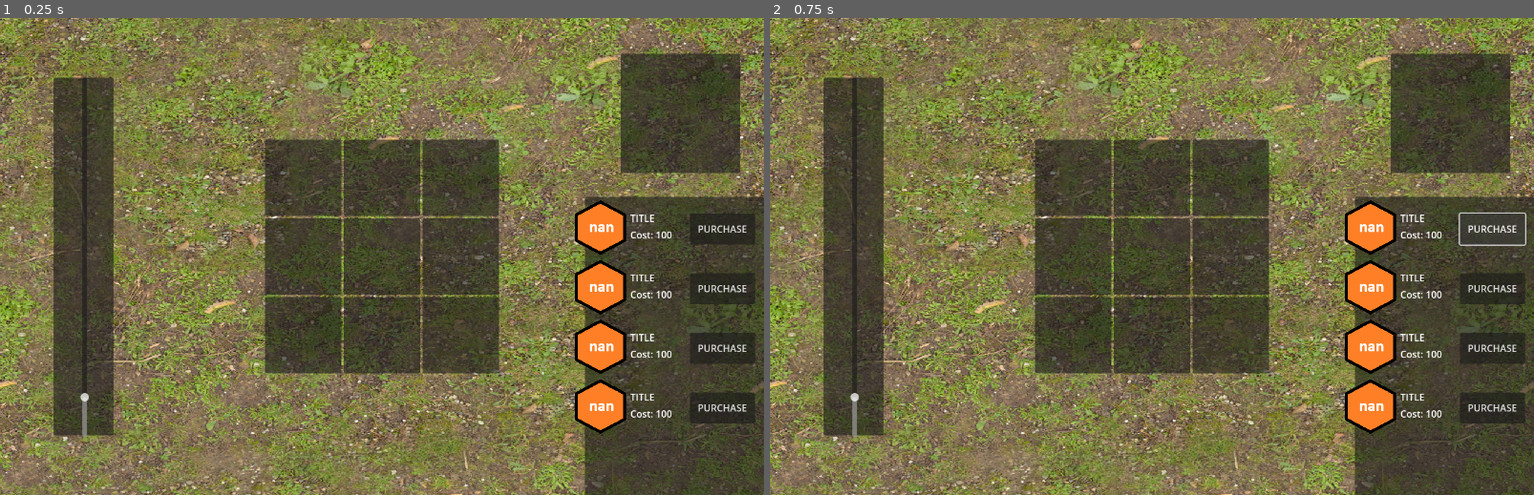
Above: before the commit, frames 1-2 (left to right).
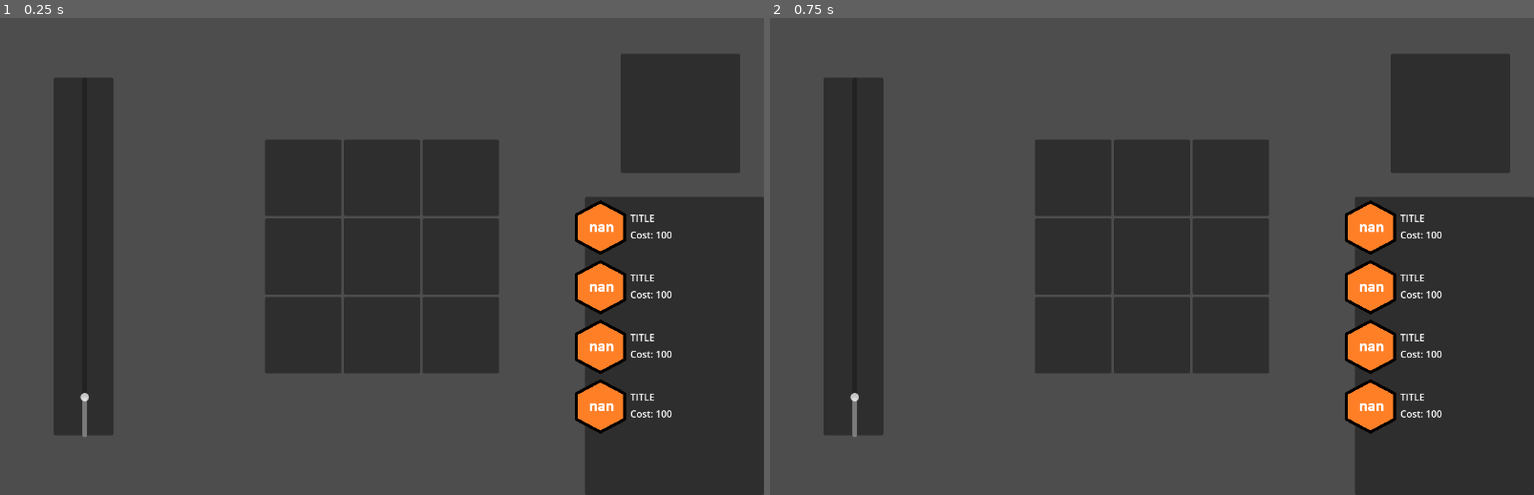
Above: after the commit, the same moments.

Repository: jintachi/GWJ85
Game: Godot game, scene res://scenes/main.tscn
Same seed, same stepped clock (60 frames per second), same inputs: the game is played once before the commit and once after it.
Inputs (mouse positions are in pixels of both pictures, inside the frame that each line leads up to):
- Up to frame 1 (0.25 s): no input
- Up to frame 2 (0.75 s): click (1495, 227) at 0.5 s, where only the run before the commit has a clickable "PURCHASE"

The runs differ from the first frame. In frame 1, 73% of the frame differs, in the area x 0-100%, y 0-100%; in frame 2, 73%.

Commit message:
s

Diff:
--- a/scenes/main.tscn
+++ b/scenes/main.tscn
@@ -1,6 +1,5 @@
-[gd_scene load_steps=5 format=3 uid="uid://bf0e0l206u8xd"]
+[gd_scene load_steps=4 format=3 uid="uid://bf0e0l206u8xd"]
 
-[ext_resource type="Texture2D" uid="uid://cvwehbibylumi" path="res://assets/IMAGES/Ground003_1K-JPG_Color.jpg" id="1_o5qli"]
 [ext_resource type="Theme" uid="uid://b5ldjeqg05ylx" path="res://assets/THEMES/new_theme.tres" id="2_0wfyh"]
 [ext_resource type="PackedScene" uid="uid://dovf40pax5p1w" path="res://scenes/purchasable.tscn" id="2_sugp2"]
 [ext_resource type="PackedScene" uid="uid://dq4wge02pusmm" path="res://scenes/cell_system/cell_grid.tscn" id="4_jyhfs"]
@@ -8,11 +7,6 @@
 [node name="Main" type="Node"]
 
 [node name="BACKGROUND" type="Node" parent="."]
-
-[node name="Sprite2D" type="Sprite2D" parent="BACKGROUND"]
-position = Vector2(640, 400)
-scale = Vector2(1.25, 0.8)
-texture = ExtResource("1_o5qli")
 
 [node name="UI" type="Node" parent="."]
 
--- a/scenes/purchasable.tscn
+++ b/scenes/purchasable.tscn
@@ -10,6 +10,7 @@
 texture = ExtResource("1_xjlsm")
 
 [node name="Title" type="RichTextLabel" parent="."]
+layout_mode = 0
 offset_left = 51.0
 offset_top = -26.0
 offset_right = 173.0
@@ -17,15 +18,9 @@
 text = "TITLE"
 
 [node name="Cost" type="RichTextLabel" parent="."]
+layout_mode = 0
 offset_left = 51.0
 offset_top = 2.0
 offset_right = 176.0
 offset_bottom = 35.0
 text = "Cost: 100"
-
-[node name="Button" type="Button" parent="."]
-offset_left = 151.0
-offset_top = -22.0
-offset_right = 260.0
-offset_bottom = 30.0
-text = "PURCHASE"
--- a/utility/data_holders/genum.gd
+++ b/utility/data_holders/genum.gd
@@ -17,3 +17,12 @@
 	DELIVERY,
 	CELL
 }
+
+enum InventoryItem {
+	POTATO,
+	CARROT,
+	TURKEY,
+	ONION,
+	PIE,
+	PACKAGING
+}
